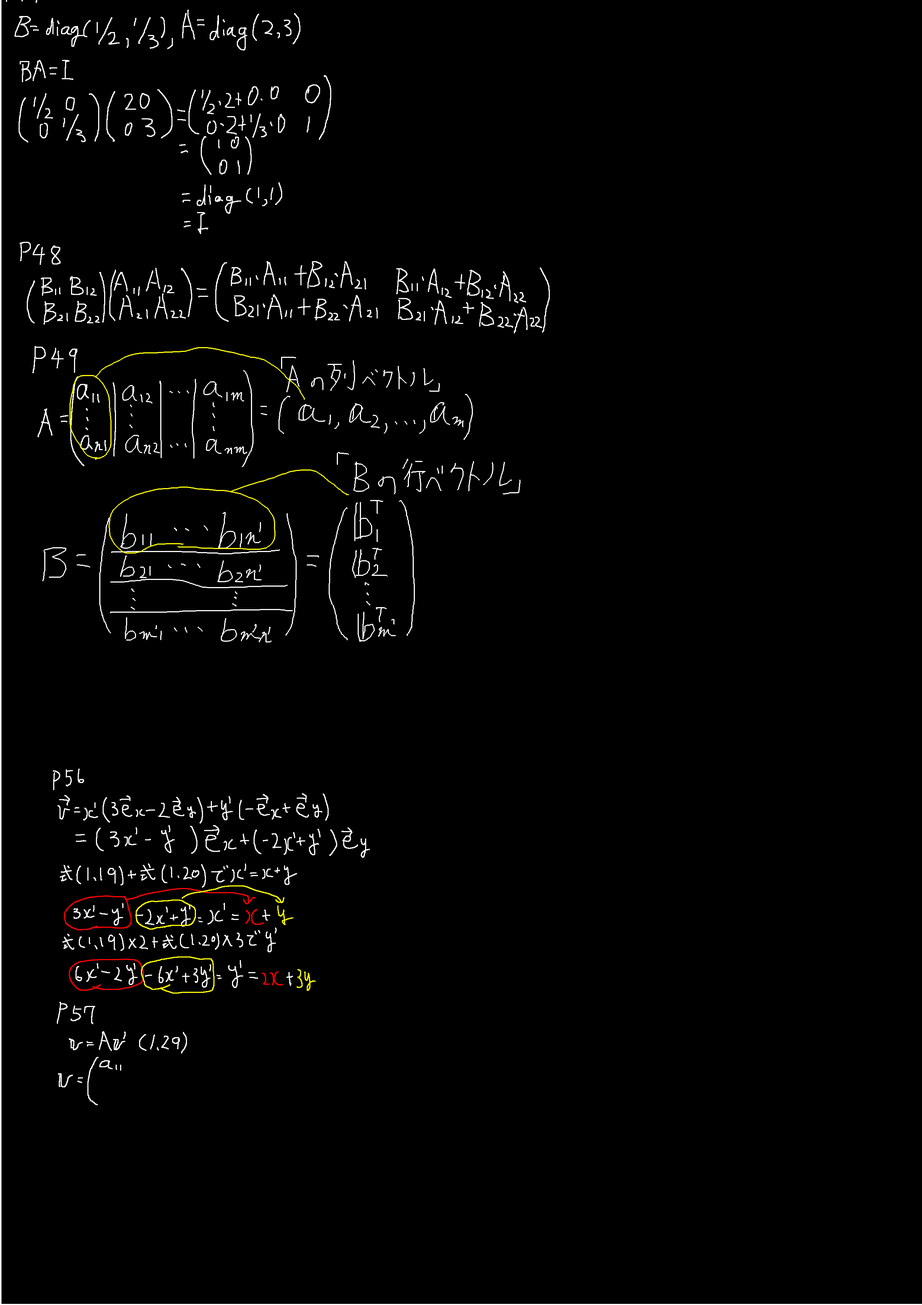
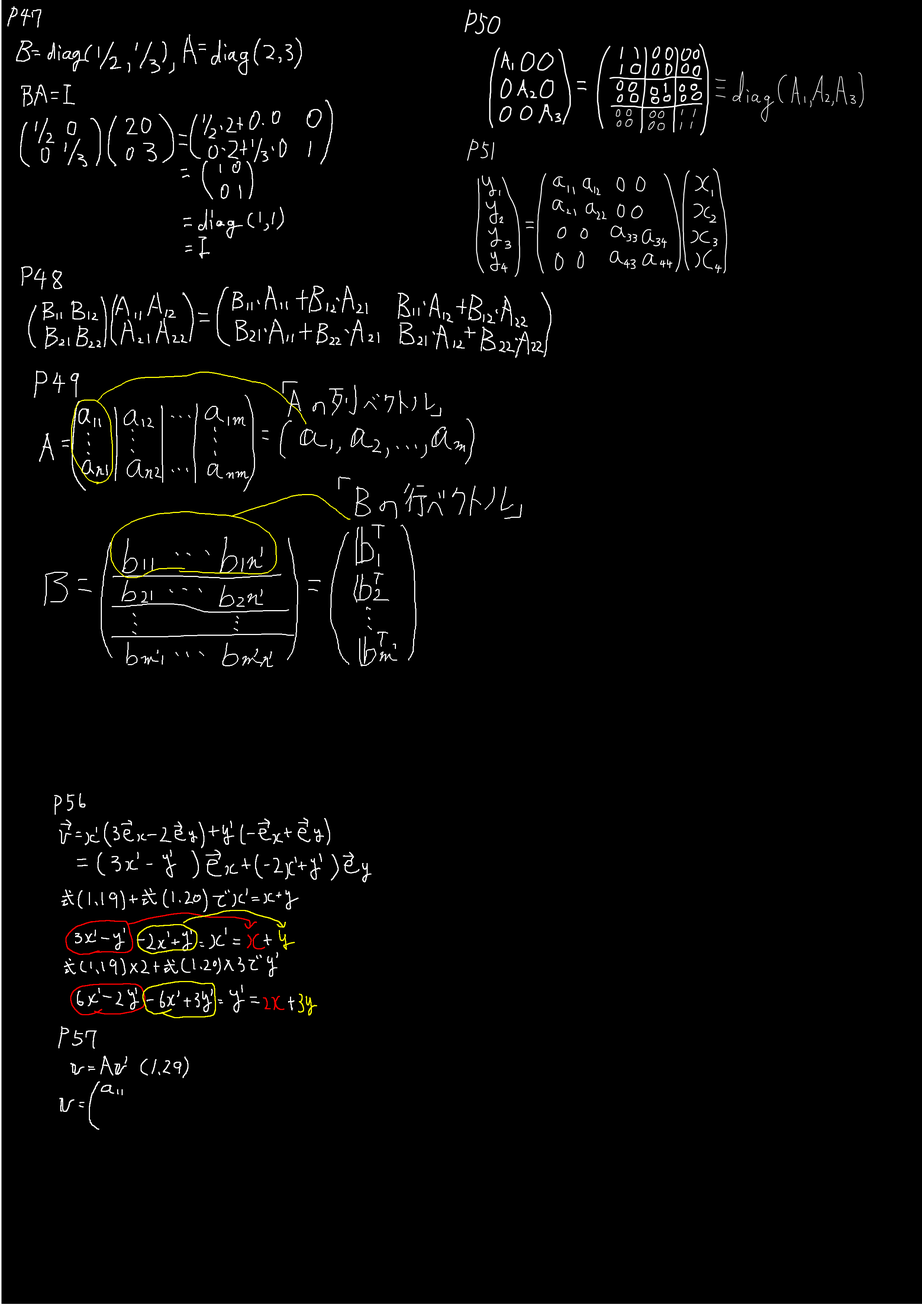
Comparing the layer stacks of the two (922, 1305) images. Changes:
painted on "レイヤー" over [5, 0, 864, 1130]
